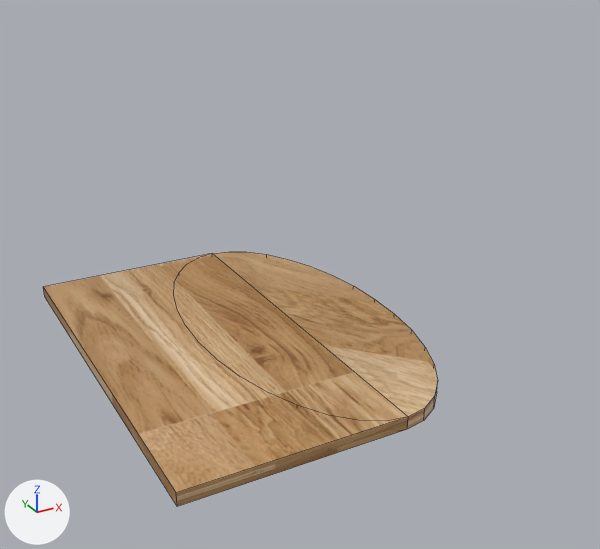
An edit to the COLLADA model stage/stage.dae, drawn before and after from the same camera.
One viewpoint serves both versions: a camera (50 mm lens) standing at (-12.7, -33.0, 19.2) and looking at (4.3, -2.1, 3.7). Arrows for +X, +Y and +Z are at lower left; the lights stay in place. Mesh edges are drawn as thin lines. Where no turn or scale is listed for an object, it has been applied to the vertices.
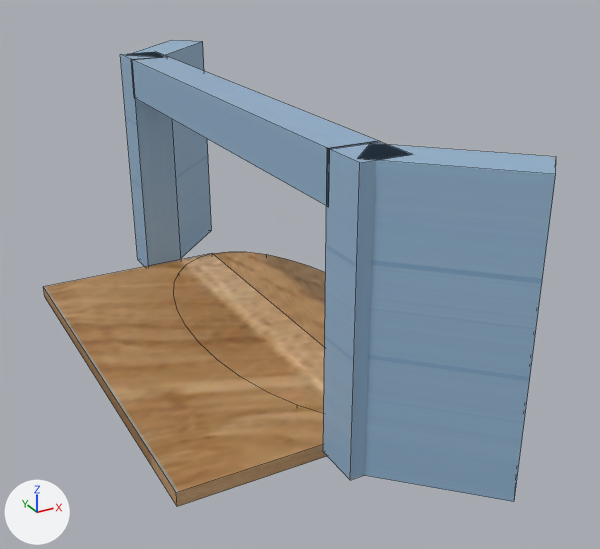
Pixel boxes (x1, y1, x2, y2) of what changed, in the pictures (600 x 549 px):
'Cube', reshaped (30% wider, 83% taller)
    before: (43, 252, 438, 506)
    after: (43, 40, 556, 506)
part 1 of me_cube, added (blue)
    after: (131, 57, 378, 207)
part 2 of me_cube, added (blue)
    after: (120, 53, 181, 267)
part 3 of me_cube, added (blue)
    after: (323, 141, 406, 480)
part 4 of me_cube, added (blue)
    after: (128, 40, 556, 502)
part 5 of me_cube, recoloured
    both: (43, 252, 327, 506)

What changed in the scene script:
```text
Add img_baked_001_png:
    img_baked_001_png = load_image('baked.001.png', 'baked.001.png', 1024, 1024, 'sRGB')
Add mat_material_003:
    mat_material_003 = principled_material('Material_003')
    mat_material_003.texture = img_baked_001_png
    mat_material_003.roughness = 0.44
Change me_cube:
    used by ob_cube; location = (0.0, 0.0, 0.02)
    remove me_cube.from_pydata(...)  # 72 vertices, 40 faces; spans x -5.0..10.0, y -10.0..10.0, z -0.3..0.3
    add me_cube.from_pydata(...)  # 112 vertices, 70 faces; spans x -5.0..10.0, y -15.8..15.8, z -0.3..12.0
    me_cube part 1: a new loose piece, a box spanning x 1.0..3.0, y -10.2..10.2, z 10.0..12.0, in mat_material_003 (picture img_baked_001_png)
    me_cube part 2: a new loose piece, a box spanning x 1.0..3.0, y 10.0..12.0, z 0.0..12.0, in mat_material_003 (picture img_baked_001_png)
    me_cube part 3: a new loose piece, a box spanning x 1.0..3.0, y -12.0..-10.0, z 0.0..12.0, in mat_material_003 (picture img_baked_001_png)
    me_cube part 4
    8 vertices are added at x 1.2..6.8, y -15.8..15.8, z 0.0
    8 new vertices lie (0.0, 0.0, 12.0) away from vertices in x 1.2..6.8, y -15.8..15.8, z 0.0
    12 new faces join them
    me_cube part 5: 40 faces spanning x -5.0..10.0, y -10.0..10.0, z -0.3..0.3 switch from mat_material_001 (picture img_wood_texture3809_jpg) to mat_material_003 (picture img_baked_001_png)
```
